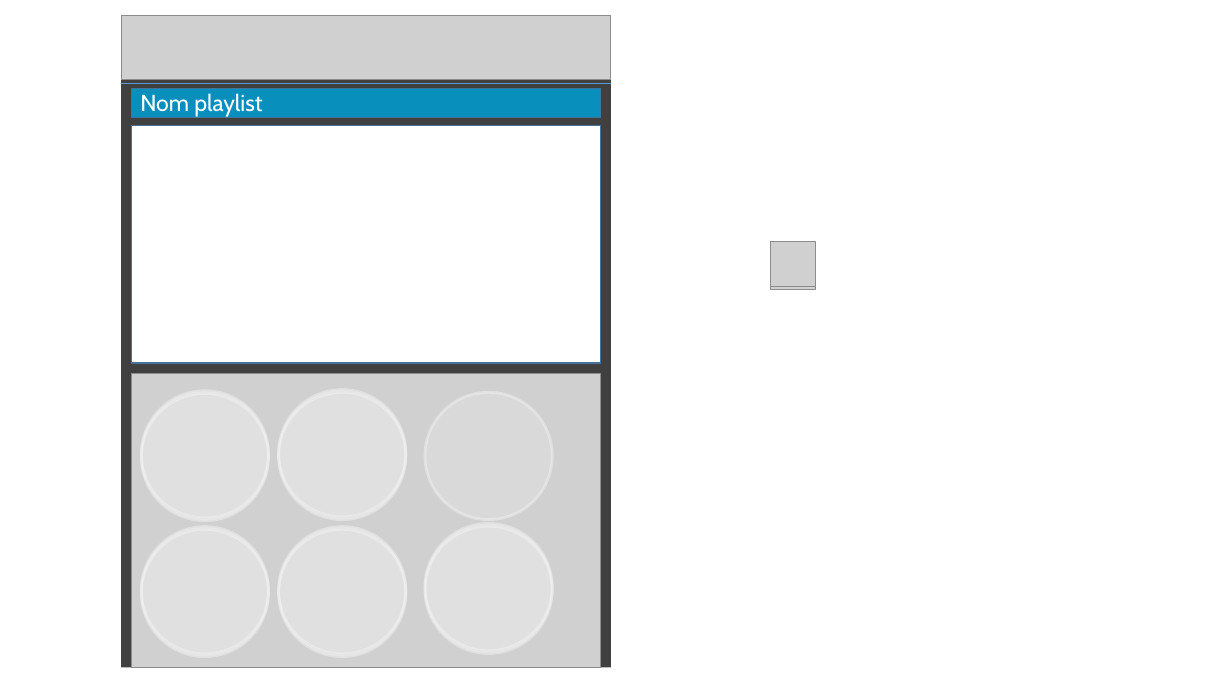
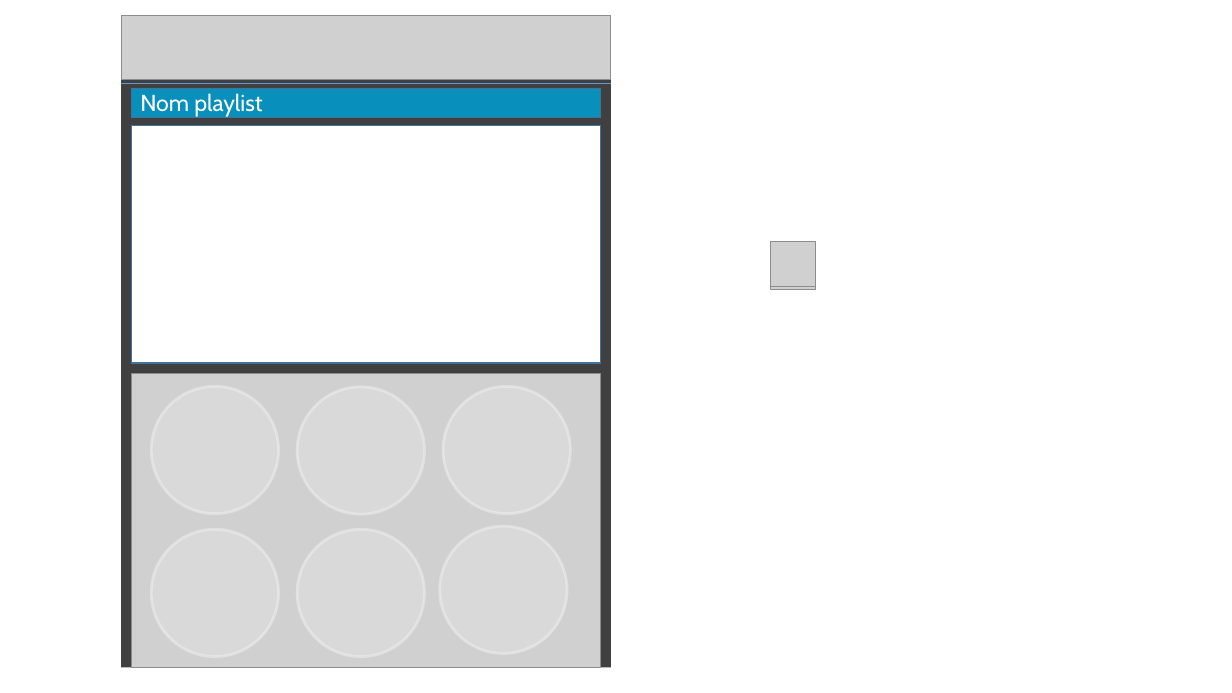
Before and after one commit to QuentinSalomon/TB, a slide deck: slide 4 of Administratif/Visuel/Visuel.pptx. Drawn at 1232x693 pixels with LibreOffice and Linux fonts; fonts in the diff are those of the drawing; grey boxes stand for pictures. Boxes give left, top, right and bottom in pixels: in the first picture for what was removed or moved away, otherwise in the second. Text is boxed around its words. In the diff, an @@ line names an element or a change of style, - is before the commit and + after.

```diff
--- a/Administratif/Visuel/Visuel.pptx
+++ b/Administratif/Visuel/Visuel.pptx
@@ ellipse: place and size @@
-ellipse at box(141, 394, 269, 521)
+ellipse at box(152, 386, 279, 514)
@@ ellipse: place and size @@
-ellipse at box(278, 393, 406, 520)
+ellipse at box(298, 387, 425, 515)
@@ ellipse: place and size @@
-ellipse at box(425, 393, 553, 520)
+ellipse at box(444, 386, 571, 514)
@@ ellipse removed at box(141, 391, 269, 518) @@
@@ ellipse removed at box(278, 390, 406, 518) @@
@@ ellipse removed at box(141, 527, 269, 654) @@
@@ ellipse: place and size @@
-ellipse at box(141, 530, 269, 657)
+ellipse at box(152, 530, 279, 657)
@@ ellipse removed at box(278, 527, 406, 654) @@
@@ ellipse: place and size @@
-ellipse at box(278, 530, 406, 657)
+ellipse at box(298, 530, 425, 657)
@@ ellipse removed at box(425, 524, 553, 652) @@
@@ ellipse: place and size @@
-ellipse at box(425, 526, 553, 653)
+ellipse at box(440, 526, 567, 653)
```
Also in this commit, not shown: 2 other slides changed, 2 other files.
